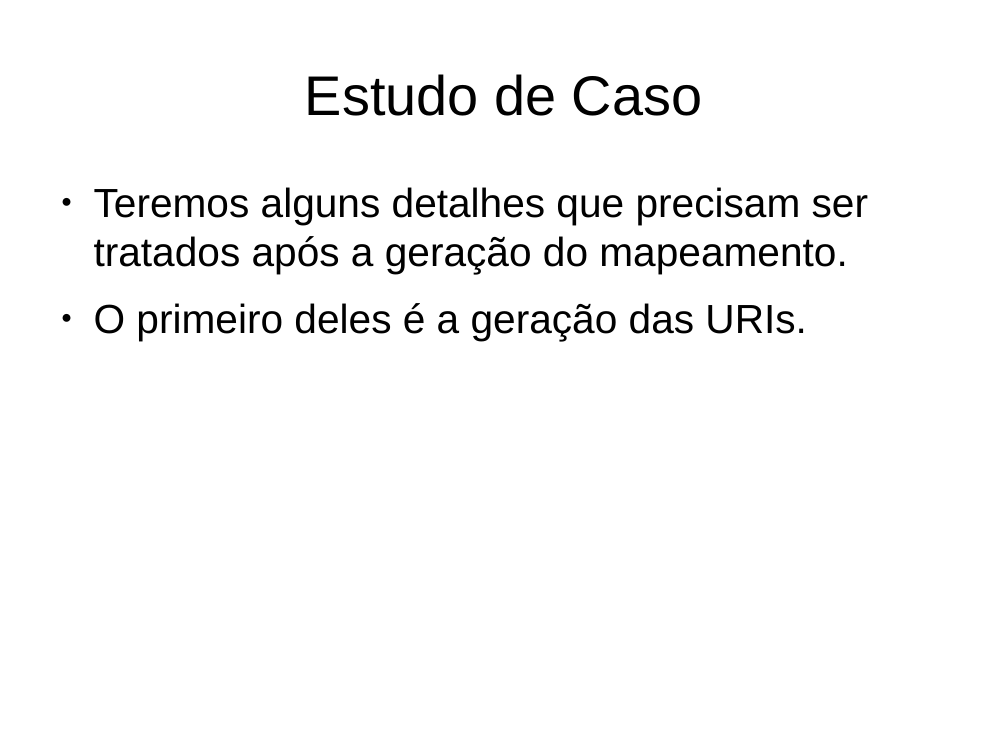
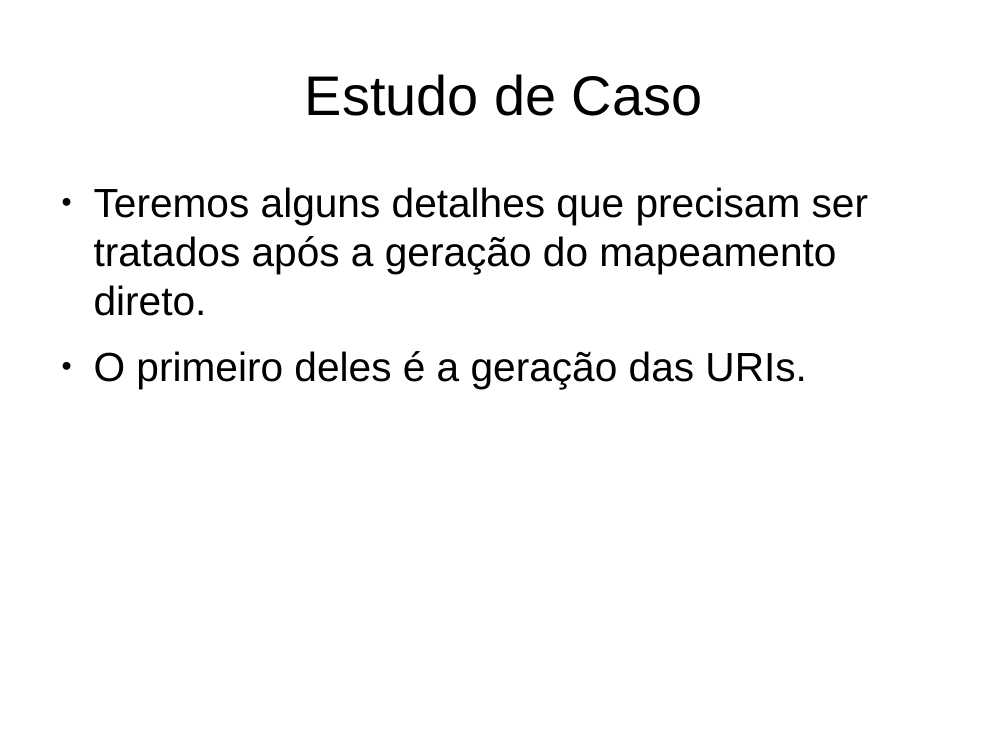
Before and after one commit to luiseufrasio/mestrado-ufc-eufrasio, a slide deck: slide 57 of docs/proposta.odp. Drawn at 1008x756 pixels with LibreOffice and Linux fonts; fonts in the diff are those of the drawing. Boxes give left, top, right and bottom in pixels: in the first picture for what was removed or moved away, otherwise in the second. Text is boxed around its words. In the diff, an @@ line names an element or a change of style, - is before the commit and + after.

```diff
--- a/docs/proposta.odp
+++ b/docs/proposta.odp
@@ text at (94,187,868,316): text changed @@
-● Teremos alguns detalhes que precisam ser tratados após a geração do mapeamento.
+● Teremos alguns detalhes que precisam ser tratados após a geração do mapeamento direto.
```
Also in this commit, not shown: 4 other slides changed, 1 slide added, 1 slide removed.
